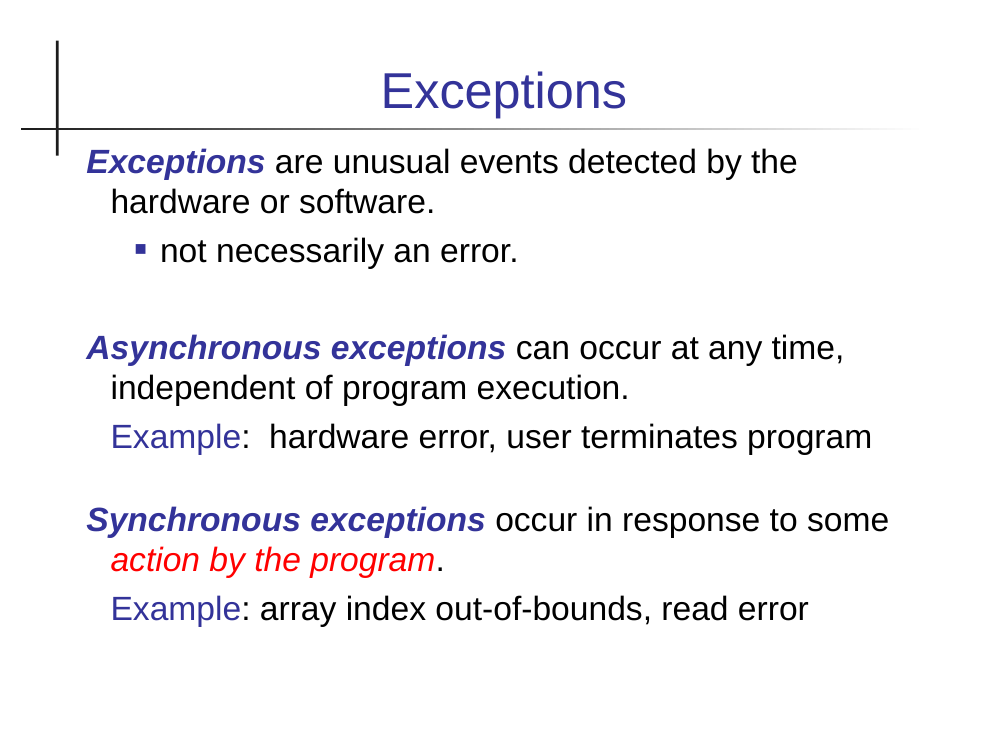
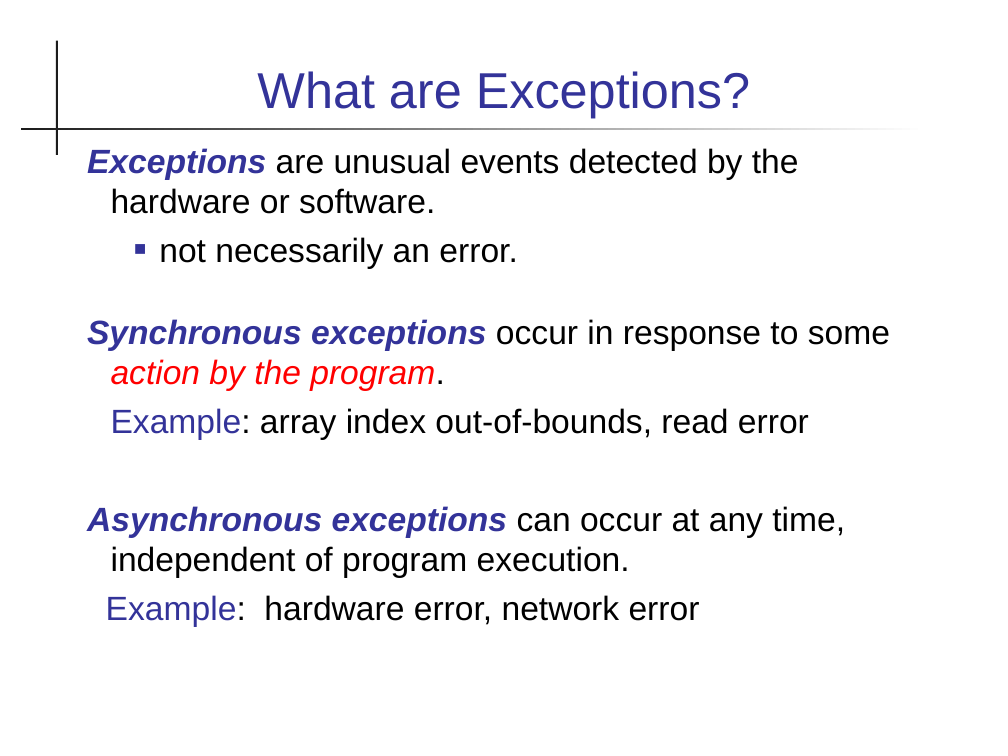
Before and after one commit to skeoop/skeoop.github.io, a slide deck: slide 2 of exceptions/Exceptions.ppt. Drawn at 1008x756 pixels with LibreOffice and Linux fonts; fonts in the diff are those of the drawing. Boxes give left, top, right and bottom in pixels: in the first picture for what was removed or moved away, otherwise in the second. Text is boxed around its words. In the diff, an @@ line names an element or a change of style, - is before the commit and + after.

Commit message:
revise slides on exceptions

```diff
--- a/exceptions/Exceptions.ppt
+++ b/exceptions/Exceptions.ppt
@@ title at [257, 71, 750, 118]: text changed @@
-Exceptions
+What are Exceptions?
@@ text at [87, 148, 890, 440]: indent changed @@
@@ text at [86, 334, 872, 455]: paragraphs removed @@
-Asynchronous exceptions can occur at any time, independent of program execution.
-Example: hardware error, user terminates program
@@ text at [87, 506, 845, 627]: paragraphs added @@
+Asynchronous exceptions can occur at any time, independent of program execution.
+Example: hardware error, network error
```
Also in this commit, not shown: 33 other slides changed, 3 slides added, 25 slides removed, 7 other files.
